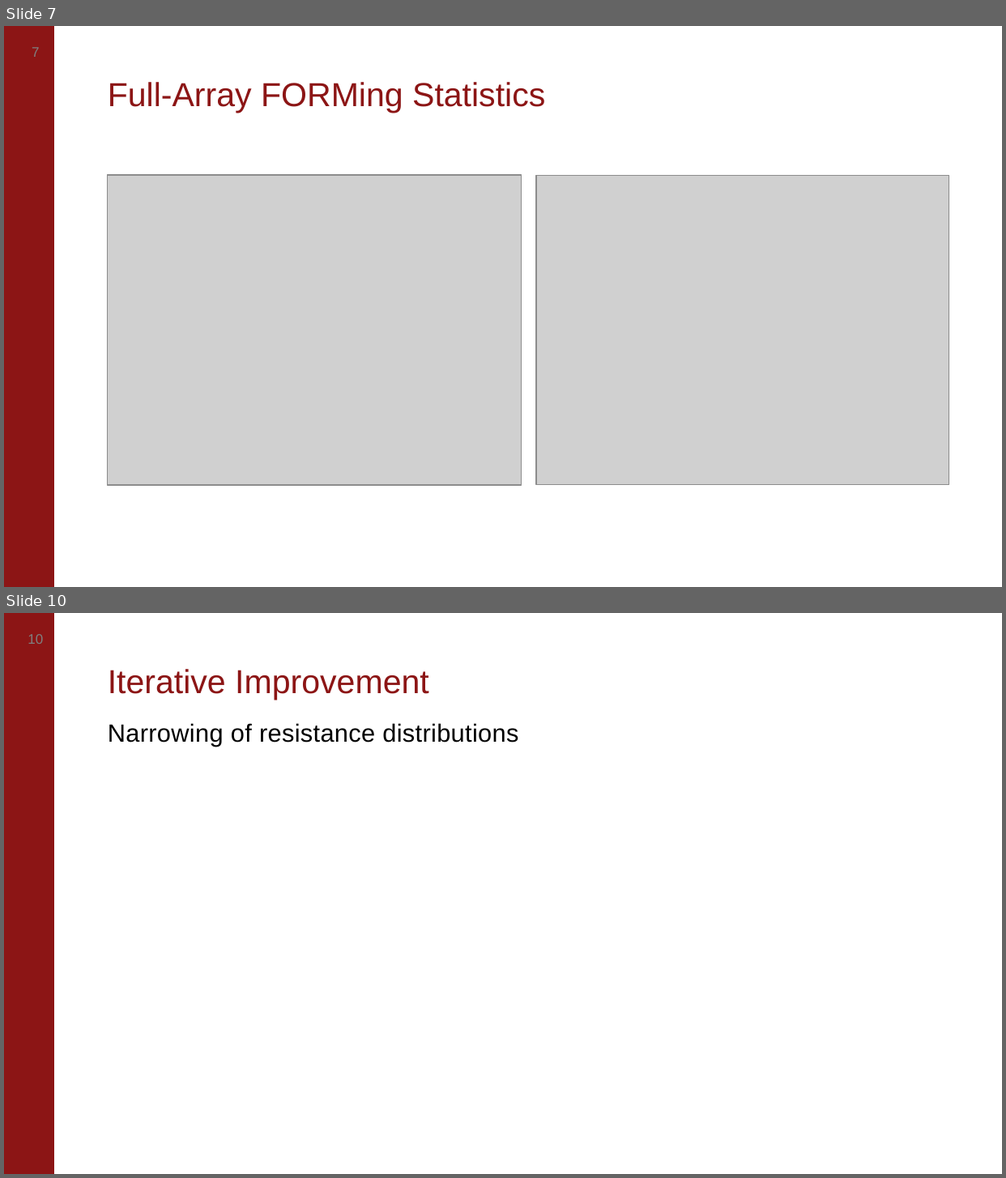
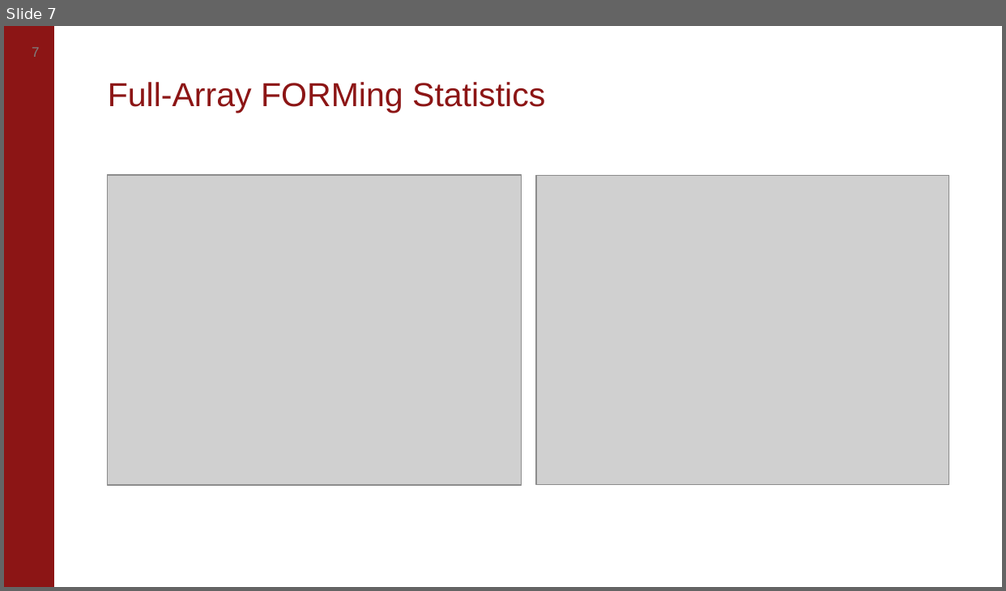
Before and after one commit to akashlevy/NI-RRAM-Test-Setup, a slide deck: presentations/Updates 2-4-21.pptx. Shown one above the other, each under a label of ours: slides 7 and 10 before the commit, slide 7 after it; the slides between them are not shown. The pictures are 1006x1178 and 1006x591 pixels, drawn with LibreOffice and Linux fonts; fonts in the diff are those of the drawing; grey boxes stand for pictures; background and template pictures are left out. Boxes give left, top, right and bottom in pixels: in the first picture for what was removed or moved away, otherwise in the second. Text is boxed around its words. In the diff, an @@ line names an element or a change of style, - is before the commit and + after.

```diff
--- a/presentations/Updates 2-4-21.pptx
+++ b/presentations/Updates 2-4-21.pptx
@@ slide 10 removed at (x1=4, y1=613, x2=1002, y2=1174), background #FFFFFF; not listed: 2 template elements that a slide beside it also shows @@
@@ title removed at (x1=108, y1=669, x2=429, y2=700) @@
-Iterative Improvement
@@ text removed at (x1=108, y1=723, x2=518, y2=747) @@
-Narrowing of resistance distributions
```
Also in this commit, not shown: 3 slides changed, 1 slide added, 20 other files.
